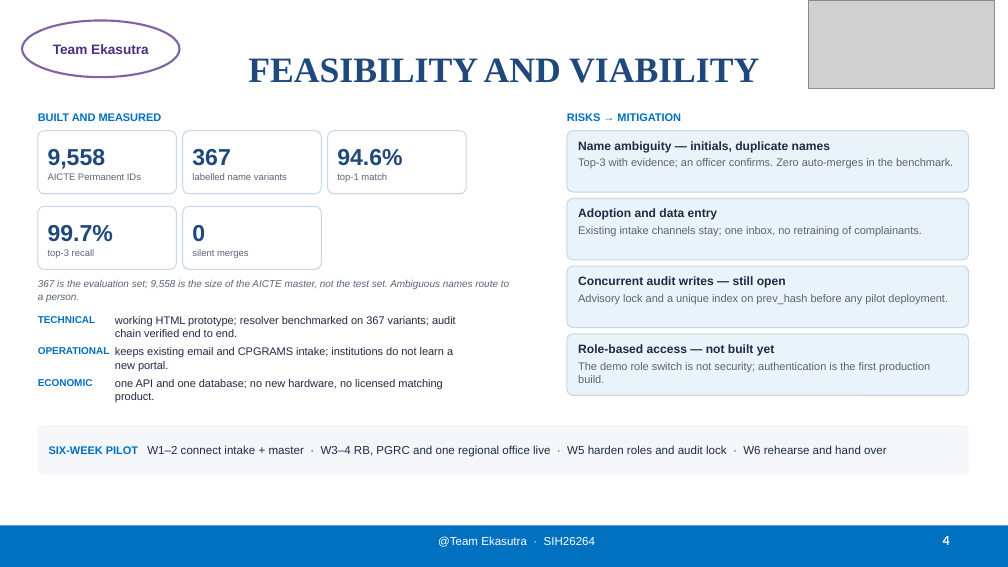
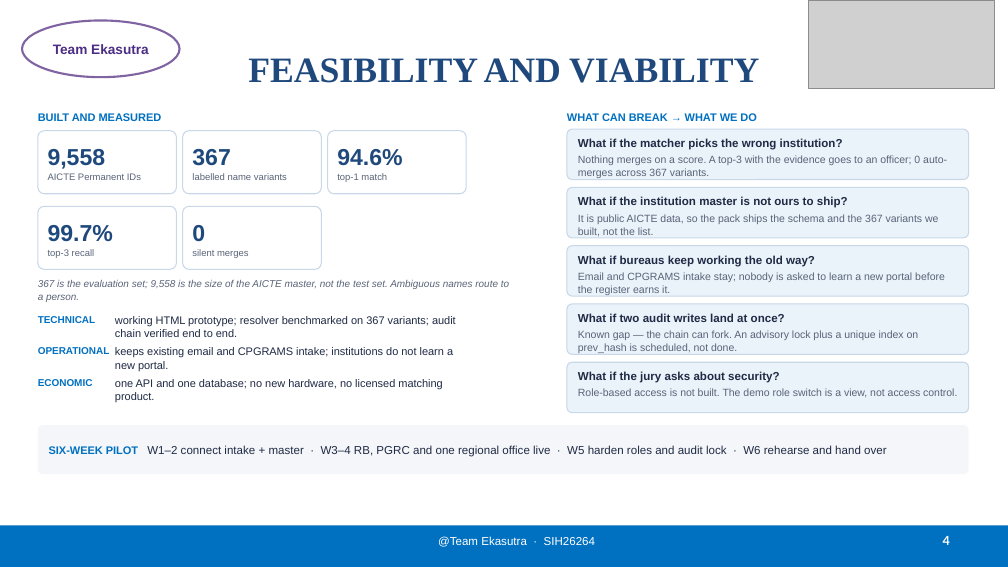
Before and after one commit to jvjerwinece/SIH26264, a slide deck: slide 4 of submission/Ekasutra_SIH2026_SIH26264_Official.pptx. Drawn at 1008x567 pixels with LibreOffice and Linux fonts; fonts in the diff are those of the drawing; grey boxes stand for pictures. Boxes give left, top, right and bottom in pixels: in the first picture for what was removed or moved away, otherwise in the second. Text is boxed around its words. In the diff, an @@ line names an element or a change of style, - is before the commit and + after.

Commit message:
fix: close the per-slide traps a judge reads for in the official deck
Page 2 described the mechanism in terms that would survive swapping the
regulator, so it now names one seeded case: three fee, scholarship and
intake complaints about one college in Kanchipuram, three name spellings,
two in PGRC and one in RB.

Page 3 listed a stack nobody has run. It is split into running today and
to build, so every green row is checkable and every blue row is declared
as not built. Page 4's risk column became five failure modes with their
fallbacks, including the two gaps we already carry. Page 5 gained a second
number with the working shown, counted from the shipped seed. Page 6
answers the data-access question directly.

```diff
--- a/submission/Ekasutra_SIH2026_SIH26264_Official.pptx
+++ b/submission/Ekasutra_SIH2026_SIH26264_Official.pptx
@@ text at box(567, 112, 756, 123): text changed @@
-RISKS → MITIGATION
+WHAT CAN BREAK → WHAT WE DO
@@ rounded rectangle "What if the matcher picks ...": place and size @@
-rounded rectangle "What if the matcher picks ..." at box(567, 131, 969, 192)
+rounded rectangle "What if the matcher picks ..." at box(567, 129, 969, 180)
@@ text in rounded rectangle at box(578, 138, 947, 178): text changed; size 10.5 to 10 pt @@
-Name ambiguity — initials, duplicate names
-Top-3 with evidence; an officer confirms. Zero auto-merges in the benchmark.
+What if the matcher picks the wrong institution?
+Nothing merges on a score. A top-3 with the evidence goes to an officer; 0 auto-merges across 367 variants.
@@ rounded rectangle "What if the institution master ...": place and size @@
-rounded rectangle "What if the institution master ..." at box(567, 198, 969, 259)
+rounded rectangle "What if the institution master ..." at box(567, 188, 969, 238)
@@ text in rounded rectangle at box(578, 196, 938, 236): text changed; size 10.5 to 10 pt @@
-Adoption and data entry
-Existing intake channels stay; one inbox, no retraining of complainants.
+What if the institution master is not ours to ship?
+It is public AICTE data, so the pack ships the schema and the 367 variants we built, not the list.
@@ rounded rectangle "What if bureaus keep working ...": place and size @@
-rounded rectangle "What if bureaus keep working ..." at box(567, 266, 969, 327)
+rounded rectangle "What if bureaus keep working ..." at box(567, 246, 969, 296)
@@ text in rounded rectangle at box(578, 255, 945, 295): text changed; size 10.5 to 10 pt @@
-Concurrent audit writes — still open
-Advisory lock and a unique index on prev_hash before any pilot deployment.
+What if bureaus keep working the old way?
+Email and CPGRAMS intake stay; nobody is asked to learn a new portal before the register earns it.
@@ rounded rectangle added at box(567, 304, 969, 355), fill #EAF2FA, outline #C9D8E8 1 pt, 10 pt, text #5A6478 @@
+What if two audit writes land at once?
+Known gap — the chain can fork. An advisory lock plus a unique index on prev_hash is scheduled, not done.
@@ rounded rectangle "What if the jury asks ...": place and size @@
-rounded rectangle "What if the jury asks ..." at box(567, 334, 969, 395)
+rounded rectangle "What if the jury asks ..." at box(567, 362, 969, 413)
@@ text in rounded rectangle at box(578, 371, 957, 397): text changed; size 10.5 to 10 pt @@
-Role-based access — not built yet
-The demo role switch is not security; authentication is the first production build.
+What if the jury asks about security?
+Role-based access is not built. The demo role switch is a view, not access control.
```
Also in this commit, not shown: 4 other slides changed, 6 other files.
